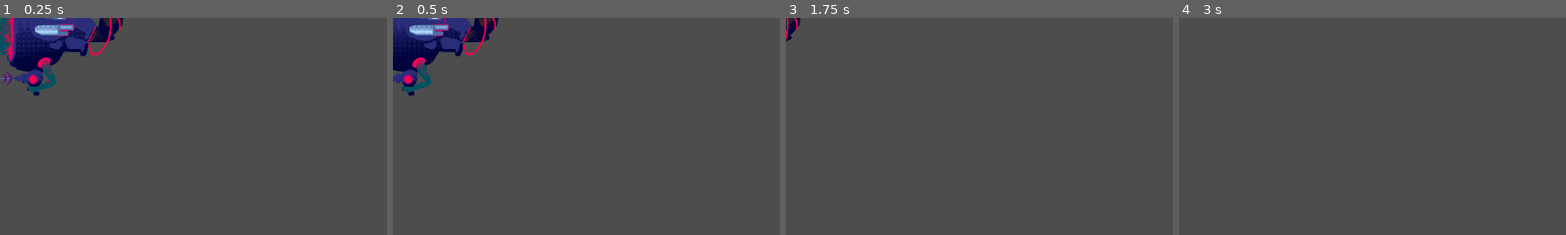
Above: before the commit, frames 1-4 (left to right).
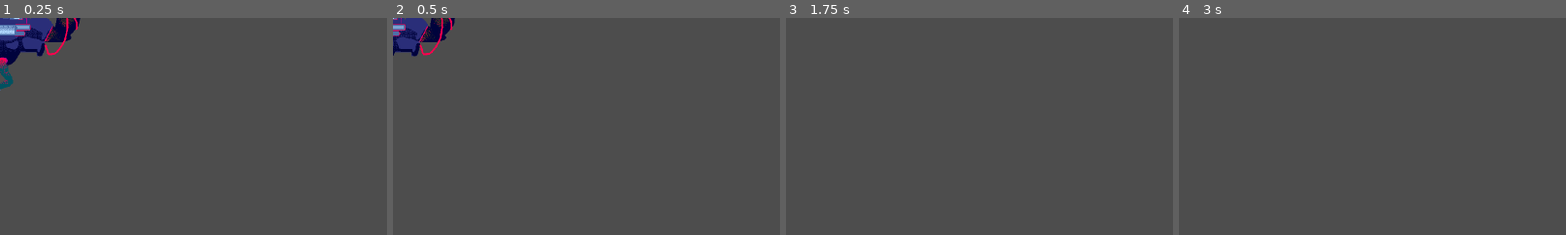
Above: after the commit, the same moments.

Repository: P0ddy/Project-Bentley
Game: Godot game, scene res://Scenes/MainScene/boss.tscn
The game is run twice, just before and just after one commit, with the same random seed, the same clock (stepped at 60 frames per second) and the same inputs. This scene is started directly instead of the project's main scene. Sound files missing from this copy of the repository are replaced by a short silence.
Inputs:
- Up to frame 1 (0.25 s): no input
- Up to frame 2 (0.5 s): no input
- Up to frame 3 (1.75 s): hold D (right) 0.53-1.28 s; hold Space (shoot) 0.53-1.28 s; hold S (down) from 1.28 s (still down); tap Space (shoot) at 1.35 s
- Up to frame 4 (3 s): release S (down) at 2.03 s; hold D (right) 2.03-2.78 s; hold Space (shoot) 2.03-2.78 s; tap Enter at 2.75 s; hold W (up) from 2.78 s (still down); tap Space (shoot) at 2.85 s
The pictures show only the part of the screen within x 0-50%, y 0-50%; the shares and areas given below are measured in that part.

The runs differ from the first frame. In frame 1, 5.9% of the frame differs, in the area x 0-32%, y 0-36%; in frame 2, 4.7%; in frame 3, 0.3%; in frame 4, nothing differs.

Commit message:
fix boss collsison

Diff:
--- a/Scenes/MainScene/Enemy.gd
+++ b/Scenes/MainScene/Enemy.gd
@@ -63,7 +63,7 @@
 		queue_free()
 
 func spawn_healthpickup():
-	if randf() <= 0.9:
+	if randf() <= 0.33:
 		var healthinstance = preload("res://Scenes/MainScene/PickUps/health_pick_up.tscn").instantiate()
 		Global.game.add_child(healthinstance)
 		healthinstance.global_position = global_position
--- a/Scenes/MainScene/boss.tscn
+++ b/Scenes/MainScene/boss.tscn
@@ -8,10 +8,7 @@
 height = 2298.0
 
 [sub_resource type="RectangleShape2D" id="RectangleShape2D_h6c1f"]
-size = Vector2(399, 340)
-
-[sub_resource type="RectangleShape2D" id="RectangleShape2D_hpjg4"]
-size = Vector2(378.5, 323)
+size = Vector2(486, 253)
 
 [node name="Boss" type="CharacterBody2D"]
 collision_layer = 2
@@ -19,20 +16,20 @@
 script = ExtResource("1_h6xpb")
 
 [node name="Sprite2D" type="Sprite2D" parent="."]
-position = Vector2(107.39, 0)
 texture = ExtResource("2_yaxvk")
 region_rect = Rect2(0, 0, 29, 16)
 
 [node name="Spawnpos1" type="Marker2D" parent="."]
-position = Vector2(-133, -160)
+position = Vector2(14, -261)
 
 [node name="Spawnpos2" type="Marker2D" parent="."]
-position = Vector2(-119, 156)
+position = Vector2(-59, 149)
 
 [node name="shootspeed" type="Timer" parent="."]
 autostart = true
 
 [node name="Detection" type="Area2D" parent="."]
+visible = false
 
 [node name="CollisionShape2D" type="CollisionShape2D" parent="Detection"]
 shape = SubResource("CapsuleShape2D_0q1px")
@@ -40,13 +37,13 @@
 [node name="DamageArea" type="Area2D" parent="."]
 
 [node name="CollisionShape2D" type="CollisionShape2D" parent="DamageArea"]
-position = Vector2(8.5, 2)
+position = Vector2(-35, 23.5)
 shape = SubResource("RectangleShape2D_h6c1f")
 debug_color = Color(0.708356, 0, 0.224237, 0.42)
 
-[node name="CollisionShape2D" type="CollisionShape2D" parent="."]
-position = Vector2(8.75, 0)
-shape = SubResource("RectangleShape2D_hpjg4")
+[node name="CollisionShape2D" type="CollisionPolygon2D" parent="."]
+position = Vector2(8.75, -22.155)
+polygon = PackedVector2Array(-269.75, -33.845, -268.75, 117.155, -95.75, 118.155, -95.75, 201.155, 250.25, 202.155, 242.25, -206.845, 119.25, -251.845, -49.75, -226.845, -92.75, -31.845)
 
 [connection signal="timeout" from="shootspeed" to="." method="_on_shootspeed_timeout"]
 [connection signal="body_entered" from="Detection" to="." method="_on_detection_body_entered"]
Not shown: 1 places in Scenes/MainScene/boss.tscn that only renumber resources
